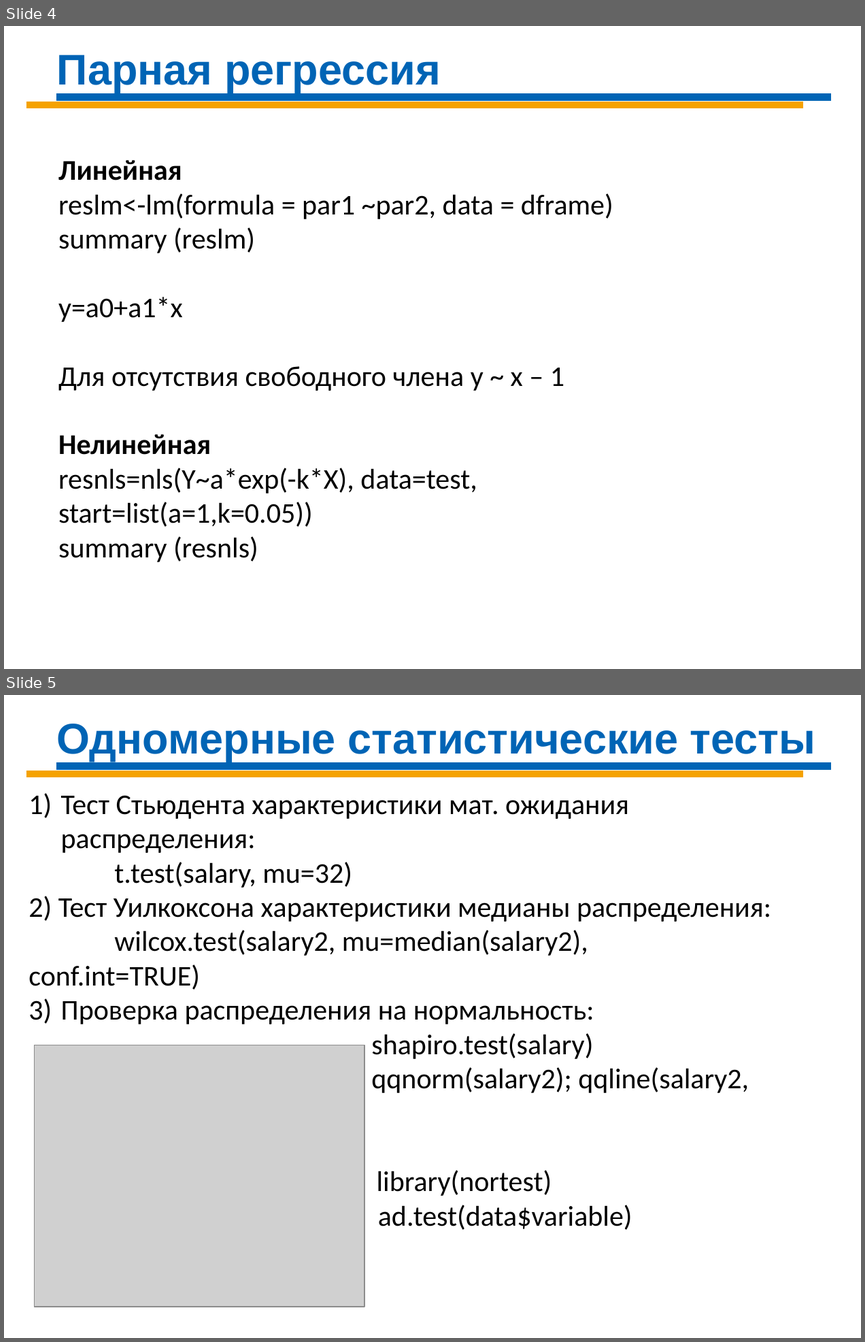
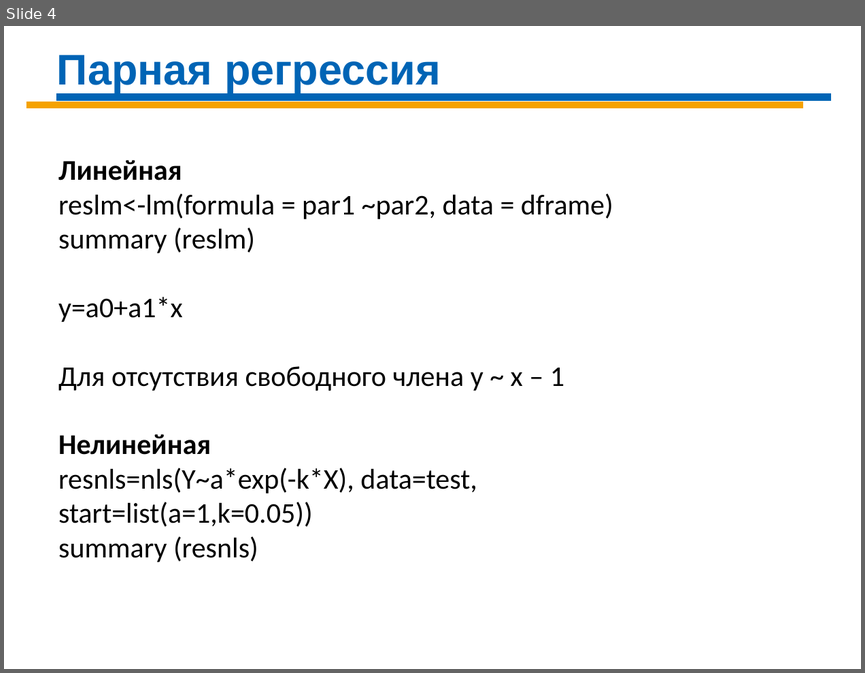
Before and after one commit to Demolis/Infopulse, a slide deck: Data Science/DS-Day-05 R.pptx. Shown one above the other, each under a label of ours: slides 4 and 5 before the commit, slide 4 after it. The pictures are 865x1342 and 865x673 pixels, drawn with LibreOffice and Linux fonts; fonts in the diff are those of the drawing; grey boxes stand for pictures. Boxes give left, top, right and bottom in pixels: in the first picture for what was removed or moved away, otherwise in the second. Text is boxed around its words. In the diff, an @@ line names an element or a change of style, - is before the commit and + after.

```diff
--- a/Data Science/DS-Day-05 R.pptx
+++ b/Data Science/DS-Day-05 R.pptx
@@ slide 5 removed at <box>4,695,861,1338</box>, background #FFFFFF @@
@@ text removed at <box>57,724,816,762</box> @@
-Одномерные статистические тесты
@@ line removed from (26, 774) to (802, 774) @@
@@ line removed from (56, 766) to (831, 766) @@
@@ text removed at <box>28,795,771,1229</box> @@
-1) Тест Стьюдента характеристики мат. ожидания распределения:
-t.test(salary, mu=32)
-2) Тест Уилкоксона характеристики медианы распределения:
-wilcox.test(salary2, mu=median(salary2), conf.int=TRUE)
-3) Проверка распределения на нормальность:
-shapiro.test(salary)
-qqnorm(salary2); qqline(salary2, col=2)
-library(nortest)
-ad.test(data$variable)
@@ picture removed at <box>34,1045,364,1307</box> @@
```
Also in this commit, not shown: 1 slide changed, 1 other slide removed.
